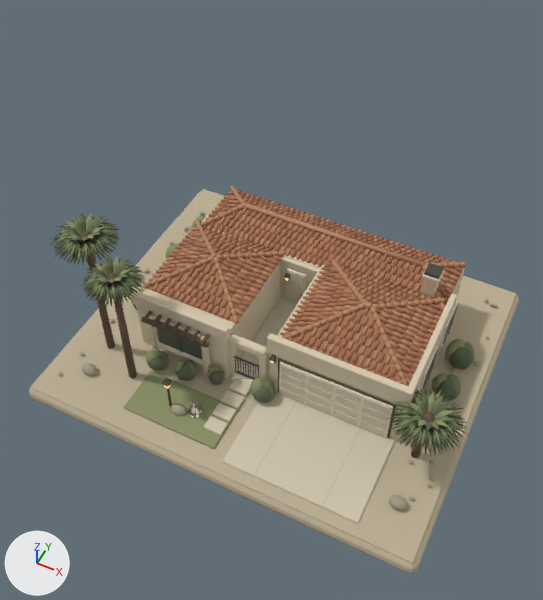
Two versions of the glTF model public/models/homes/greco-court.glb, one commit apart.
Camera for both pictures: a 50 mm lens placed at (10.7, -23.2, 31.6), pointed at (-2.7, 3.7, -2.0). The lights are fixed; the arrows at lower left show +X, +Y and +Z. The first picture is the older version. Mesh edges are drawn as thin lines on the coarser meshes. Where no turn or scale is listed for an object, it has been applied to the vertices.

In view in the first picture: 'Ground', 'House', 'Landscape', 'Roof' and 2 more.
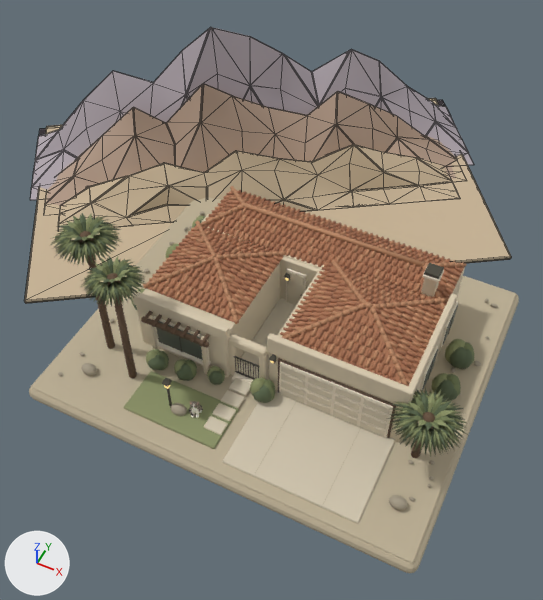
Commit message: Add clay mountain and bay scenery behind the homes

Location of each change, (x1, y1, x2, y2) in pixels of the pictures (543 x 600 px):
'Scenery', added
    after: (25, 27, 511, 303)
    faces in mat_scenery_clay___sandstone_foothills (beige #c8b496): (25, 98, 511, 303)
    faces in mat_scenery_clay___distant_mauve_stone (grey #b0a6ad): (30, 27, 474, 200)
    faces in mat_scenery_clay___sun_warmed_granite (beige #b59c89): (46, 84, 456, 206)

Diff of the bpy script that builds the scene:
```diff
--- a/public/models/homes/greco-court.glb.py
+++ b/public/models/homes/greco-court.glb.py
@@ mat_scenery_clay___distant_mauve_stone @@
+mat_scenery_clay___distant_mauve_stone = principled_material('Scenery clay · distant mauve stone')
+mat_scenery_clay___distant_mauve_stone.base_color = (0.434, 0.381, 0.418)  # grey #b0a6ad
+mat_scenery_clay___distant_mauve_stone.roughness = 0.86
@@ mat_scenery_clay___sandstone_foothills @@
+mat_scenery_clay___sandstone_foothills = principled_material('Scenery clay · sandstone foothills')
+mat_scenery_clay___sandstone_foothills.base_color = (0.578, 0.456, 0.305)  # beige #c8b496
+mat_scenery_clay___sandstone_foothills.roughness = 0.86
@@ mat_scenery_clay___sun_warmed_granite @@
+mat_scenery_clay___sun_warmed_granite = principled_material('Scenery clay · sun-warmed granite')
+mat_scenery_clay___sun_warmed_granite.base_color = (0.462, 0.332, 0.25)  # beige #b59c89
+mat_scenery_clay___sun_warmed_granite.roughness = 0.86
@@ me_cube_173 @@
+me_cube_173.from_pydata(...)  # 1128 vertices, 2240 faces; spans x -17.1..16.8, y -15.2..15.2, z -4.7..4.7
+# faces by material slot: [816, 728, 696]
+me_cube_173.materials.append(mat_scenery_clay___sandstone_foothills)  # beige #c8b496
+me_cube_173.materials.append(mat_scenery_clay___distant_mauve_stone)  # grey #b0a6ad
+me_cube_173.materials.append(mat_scenery_clay___sun_warmed_granite)  # beige #b59c89
@@ ob_scenery @@
+ob_scenery = bpy.data.objects.new('Scenery', me_cube_173)
+ob_scenery.location = (-7.6, 11.4, 3.72)
```
